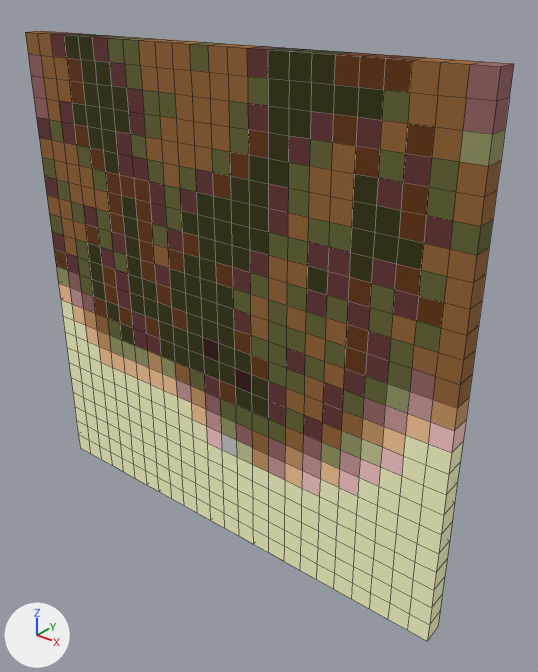
A saved change to the OBJ model WindingTale2/Assets/Resources/Shapes/Shapes_24/Shape_24_29.obj.
Rendered twice from a camera (50 mm lens) standing at (2.14, -2.4, 1.45) and looking at (0.18, 0.05, -0.07). Every picture has the same lights, and +X, +Y and +Z are marked at lower left. The picture after the commit comes second. Mesh edges are drawn as thin lines. Where no turn or scale is listed for an object, it has been applied to the vertices. Vertices at exactly the same position are counted once.

The first picture shows 'Shape_24_29'.
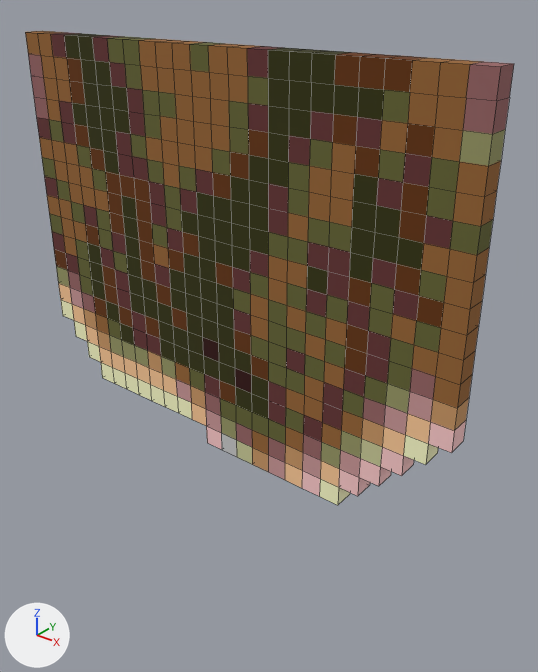
What the commit changed:
me_shape_24_29 is used by ob_shape_24_29; location (0.0, 0.0, 0.0).
me_shape_24_29 had 1250 vertices, 1248 faces and spanned x -1.2..1.2, y -0.1..0.0, z -1.2..1.2.
me_shape_24_29 now has 936 vertices, 934 faces and spans x -1.2..1.2, y -0.1..0.0, z -0.7..1.2.
me_shape_24_29 part 1: 314 vertices removed from x -1.2..1.2, y -0.1..0.0, z -1.2..-0.3.

Boxes [x1, y1, x2, y2] around the edits, measured in the pictures (538 x 672 px):
'Shape_24_29', reshaped (22% shorter): before [25, 31, 514, 641]; after [25, 31, 514, 505]
part 1 of me_shape_24_29, deleted (beige): before [63, 316, 463, 641]
